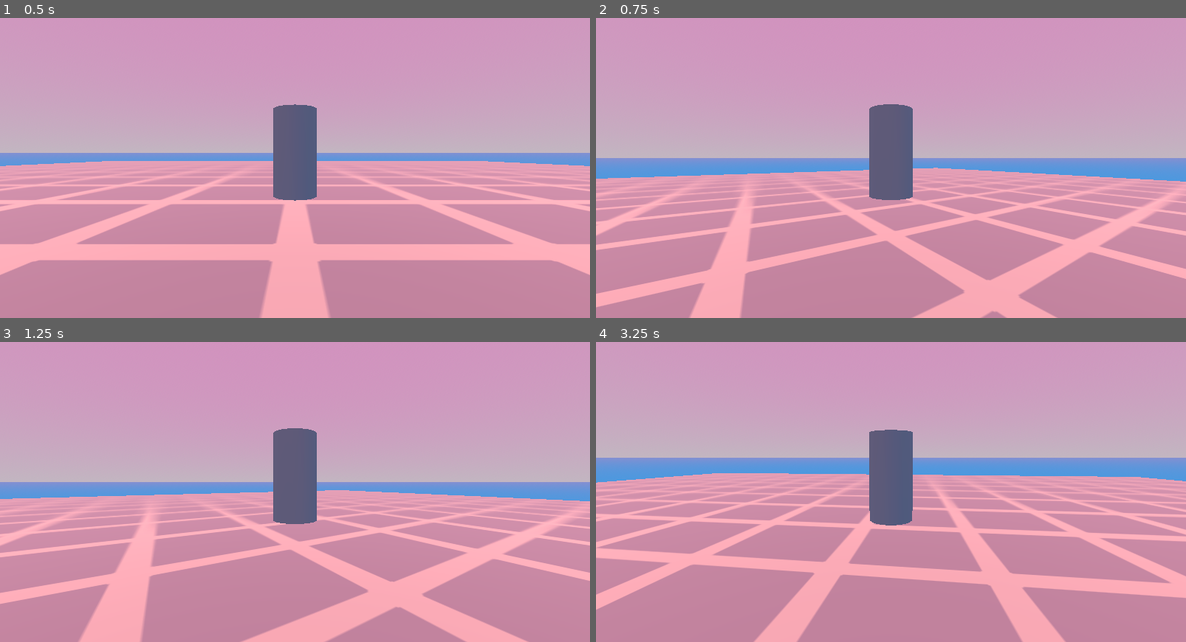
Above: before the commit, frames 1-4 (two rows, left to right).
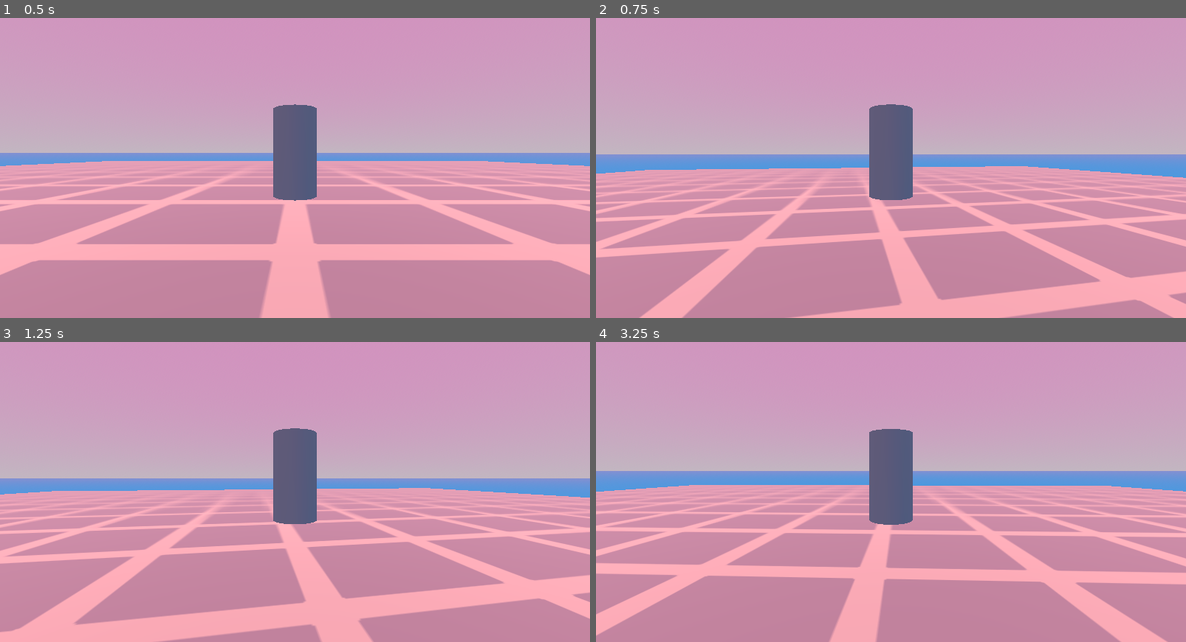
Above: after the commit, the same moments.

Repository: Althories/springstar
Game: Godot game, scene res://Scenes/Levels/main.tscn
The game is run twice, just before and just after one commit, with the same random seed, the same clock (stepped at 60 frames per second) and the same inputs.
Inputs (mouse positions are in pixels of both pictures, inside the frame that each line leads up to):
- Up to frame 1 (0.5 s): no input
- Up to frame 2 (0.75 s): move the mouse to (920, 150) at 0.52 s; press the mouse at (920, 150) at 0.53 s; hold W (move_forward) from 0.53 s (still down)
- Up to frame 3 (1.25 s): keep holding W (move_forward); tap Space (jump) at 0.77, 0.8, 1.07 s
- Up to frame 4 (3.25 s): keep holding W (move_forward); move the mouse to (861, 477) at 1.27 s; release the mouse at (861, 477) at 1.28 s; tap Space (jump) at 1.35, 1.52, 1.82, 2.3, 3.02 s; click (861, 477) at 1.55 s; move the mouse to (902, 471) at 2.02 s; press the mouse at (902, 471) at 2.03 s; move the mouse to (885, 483) at 2.77 s; release the mouse at (885, 483) at 2.78 s; click (885, 483) at 2.85 s

Frame 1 is identical in both runs. In frame 2, 21% of the frame differs, in the area x 0-100%, y 28-100%; in frame 3, 22%; in frame 4, 27%.

Commit message:
final commit before merge to master
wowa bug fixed

Diff:
--- a/Scenes/Levels/main.tscn
+++ b/Scenes/Levels/main.tscn
@@ -2,7 +2,7 @@
 
 [ext_resource type="Texture2D" uid="uid://dfu8d2gkxdtxv" path="res://Art/Textures/floortile.tga" id="1_ysn0p"]
 [ext_resource type="AudioStream" uid="uid://b4sejsx6abtuo" path="res://Music/De Blob OST _ Blissful [Extended]-tB_DbeXmTfk.mp3" id="2_44v0c"]
-[ext_resource type="PackedScene" uid="uid://cusuavcx76vmy" path="res://Scenes/test_spring.tscn" id="2_hmkfj"]
+[ext_resource type="PackedScene" uid="uid://cusuavcx76vmy" path="res://Scenes/SpringCharacter/spring.tscn" id="2_hmkfj"]
 
 [sub_resource type="ProceduralSkyMaterial" id="ProceduralSkyMaterial_xhx3e"]
 sky_top_color = Color(0.824498, 0.567902, 0.745864, 1)
--- a/Scenes/SpringCharacter/spring.tscn
+++ b/Scenes/SpringCharacter/spring.tscn
@@ -1,32 +1,37 @@
-[gd_scene load_steps=5 format=3 uid="uid://b48ry0wxgcf6j"]
+[gd_scene load_steps=6 format=3 uid="uid://cusuavcx76vmy"]
 
-[ext_resource type="Script" path="res://Scripts/Spring_Character/spring_script.gd" id="1_vo6qc"]
+[ext_resource type="Script" path="res://Scripts/SpringCharacter/spring_script.gd" id="1_en6m1"]
 
-[sub_resource type="StandardMaterial3D" id="StandardMaterial3D_r75c0"]
-albedo_color = Color(1, 0.352941, 0.588235, 1)
+[sub_resource type="CylinderMesh" id="CylinderMesh_0grl8"]
 
-[sub_resource type="CylinderMesh" id="CylinderMesh_7uywl"]
+[sub_resource type="BoxMesh" id="BoxMesh_2i1iv"]
 
-[sub_resource type="CylinderShape3D" id="CylinderShape3D_yp33q"]
+[sub_resource type="CylinderShape3D" id="CylinderShape3D_pdf6f"]
+
+[sub_resource type="SphereShape3D" id="SphereShape3D_w0tec"]
+radius = 0.07
 
 [node name="Spring" type="CharacterBody3D"]
-script = ExtResource("1_vo6qc")
+transform = Transform3D(1, 0, 0, 0, 1, 0, 0, 0, 1, 0, 2, 0)
+script = ExtResource("1_en6m1")
 
 [node name="SpringMesh" type="MeshInstance3D" parent="."]
-material_override = SubResource("StandardMaterial3D_r75c0")
-mesh = SubResource("CylinderMesh_7uywl")
+mesh = SubResource("CylinderMesh_0grl8")
 
-[node name="SpringCol" type="CollisionShape3D" parent="."]
-shape = SubResource("CylinderShape3D_yp33q")
+[node name="Indicator" type="MeshInstance3D" parent="SpringMesh"]
+transform = Transform3D(0.25, 0, 0, 0, 0.25, 0, 0, 0, 0.25, 0, 1, -0.5)
+mesh = SubResource("BoxMesh_2i1iv")
+skeleton = NodePath("../..")
 
-[node name="SpringCameraPivot" type="Node3D" parent="."]
-unique_name_in_owner = true
-transform = Transform3D(1, 0, 0, 0, 0.965926, 0.258819, 0, -0.258819, 0.965926, 0, 0, 0)
+[node name="SpringCollision" type="CollisionShape3D" parent="."]
+shape = SubResource("CylinderShape3D_pdf6f")
 
-[node name="SpringArm" type="SpringArm3D" parent="SpringCameraPivot"]
-unique_name_in_owner = true
-spring_length = 9.0
+[node name="CamPivot" type="Node3D" parent="."]
 
-[node name="SpringCamera" type="Camera3D" parent="SpringCameraPivot/SpringArm"]
-unique_name_in_owner = true
-transform = Transform3D(1, 0, 0, 0, 1, 0, 0, 0, 1, 0, 0, 9)
+[node name="SpringArm3D" type="SpringArm3D" parent="CamPivot"]
+shape = SubResource("SphereShape3D_w0tec")
+spring_length = 5.0
+margin = 0.5
+
+[node name="Camera3D" type="Camera3D" parent="CamPivot/SpringArm3D"]
+transform = Transform3D(1, 0, 0, 0, 1, 0, 0, 0, 1, 0, 0, 5)
--- a/Scenes/test_spring.tscn
+++ /dev/null
@@ -1,30 +0,0 @@
-[gd_scene load_steps=5 format=3 uid="uid://cusuavcx76vmy"]
-
-[ext_resource type="Script" path="res://Scenes/test_spring.gd" id="1_en6m1"]
-
-[sub_resource type="CylinderMesh" id="CylinderMesh_0grl8"]
-
-[sub_resource type="CylinderShape3D" id="CylinderShape3D_pdf6f"]
-
-[sub_resource type="SphereShape3D" id="SphereShape3D_w0tec"]
-radius = 0.07
-
-[node name="TestSpring" type="CharacterBody3D"]
-transform = Transform3D(1, 0, 0, 0, 1, 0, 0, 0, 1, 0, 2, 0)
-script = ExtResource("1_en6m1")
-
-[node name="MeshInstance3D" type="MeshInstance3D" parent="."]
-mesh = SubResource("CylinderMesh_0grl8")
-
-[node name="CollisionShape3D" type="CollisionShape3D" parent="."]
-shape = SubResource("CylinderShape3D_pdf6f")
-
-[node name="CamPivot" type="Node3D" parent="."]
-
-[node name="SpringArm3D" type="SpringArm3D" parent="CamPivot"]
-shape = SubResource("SphereShape3D_w0tec")
-spring_length = 5.0
-margin = 0.5
-
-[node name="Camera3D" type="Camera3D" parent="CamPivot/SpringArm3D"]
-transform = Transform3D(1, 0, 0, 0, 1, 0, 0, 0, 1, 0, 0, 5)
--- a/Scenes/test_spring.gd
+++ b/Scripts/SpringCharacter/spring_script.gd
@@ -4,7 +4,7 @@
 const JUMP_IMPULSE = 4.5
 
 @onready var cam_pivot: Node3D = $CamPivot
-@export var sens = 0.5
+@export var sens = 0.15
 
 var can_ground_bounce = true
 var charge_velocity = 0
@@ -26,7 +26,6 @@
 
 func _physics_process(delta: float) -> void:
 	'''For anything to do with physics in the world'''
-	print(velocity.x)
 
 	if is_on_floor():
 		if Input.is_action_just_released("jump"):		#charge jump release
--- a/Scripts/Spring_Character/spring_script.gd
+++ /dev/null
@@ -1,100 +0,0 @@
-extends CharacterBody3D
-
-const SPEED = 5.0
-const JUMP_IMPULSE = 4.5
-
-var can_ground_bounce = true
-var _camera_input_dir := Vector2.ZERO
-var charge_velocity = 0
-
-#For controlling camera in the editor. This property will appear at the top of
-#the properties in a node in the Inspector, and will be assigned the name "Camera".
-@export_group("Camera")
-@export_range(0.0, 1.0) var mouse_sensitivity := 0.25
-@export_range(0.0, 1.0) var controller_sensitivity := 1
-
-#Assisgns variables to nodes for camera control
-@onready var _camera_pivot: Node3D = %SpringCameraPivot
-@onready var _camera_springarm: SpringArm3D = %SpringArm
-@onready var _camera: Camera3D = %SpringCamera
-
-func _input(event: InputEvent) -> void:
-	'''Block for handling mouse control and exiting window'''
-	if event.is_action_pressed("ui_cancel"):	#bound to esc by default
-		Input.mouse_mode = Input.MOUSE_MODE_VISIBLE	#mouse made visible, can go outside game window
-	if event is InputEventMouseMotion and Input.get_mouse_mode() == Input.MOUSE_MODE_CAPTURED:
-		_camera_input_dir = event.screen_relative * mouse_sensitivity
-
-func _process(_delta: float) -> void:
-	if Input.is_action_just_pressed("reset"):
-		reset()
-
-	if Input.is_action_pressed("left_click"):
-		Input.mouse_mode = Input.MOUSE_MODE_CAPTURED	#locks mouse to window
-
-	move_camera()	#constantly runs camera control
-
-func _physics_process(delta: float) -> void:
-	'''For anything to do with physics in the world'''
-
-	if is_on_floor():
-		if Input.is_action_just_released("jump"):		#charge jump release
-			velocity.y = JUMP_IMPULSE/3 + charge_velocity 				#temporary until charge is handled
-			charge_velocity = 0							#reset charge velocity upon jump
-		elif not Input.is_action_pressed("jump"):
-			can_ground_bounce = true					#not starting a jump, ground bounce
-			velocity.y = JUMP_IMPULSE					#regular bounce impulse
-		elif Input.is_action_pressed("jump"):
-			can_ground_bounce = false					#stops ground movement upon charge start
-			velocity = Vector3.ZERO						#stop all movement, freeze in spot
-			if charge_velocity <= 18:					#caps charge velocity
-				charge()								#call charge function
-
-	if not is_on_floor():
-		velocity += get_gravity() * delta				#gravity. Can be changed in settings
-		can_ground_bounce = false						#keeps spring from using ground controls in the air
-
-	if can_ground_bounce:
-		ground_move_spring()
-
-	move_and_slide()
-
-#Function list --------------------------
-func charge() -> void:
-	'''Charge function for spring jump.'''
-	charge_velocity += .40
-
-func ground_move_spring() -> void:
-	'''Get the input direction and handle the movement/deceleration.'''
-	var input_dir := Input.get_vector("move_left", "move_right", "move_forward", "move_back")
-	var move_forward := _camera.global_basis.z
-	var move_right := _camera.global_basis.x
-	var move_direction := (move_forward * input_dir.y + move_right * input_dir.x).normalized()
-	if move_direction:
-		velocity.x = move_direction.x * SPEED
-		velocity.z = move_direction.z * SPEED
-	else:
-		velocity.x = move_toward(velocity.x, 0, SPEED)
-		velocity.z = move_toward(velocity.z, 0, SPEED)
-
-func move_camera() -> void:
-	'''Handles moving the camera for both keyboard and controller'''
-	#Note: If kb and controller clamps mismatch, there may be issues
-	#camera handling for keyboard
-	_camera_springarm.rotation.x += (-_camera_input_dir.y) * 1/120
-	_camera_springarm.rotation.x = clamp(_camera_springarm.rotation.x, -PI / 4.0, PI / 10.0)	#Limits up/down rotation for pivot
-	_camera_pivot.rotation.y -= _camera_input_dir.x * 1/120
-	_camera_input_dir = Vector2.ZERO	#stop rotating if the mouse stops being moved
-
-	#camera handling for controller
-	#Up is zoom in, down is zoom out. Zoom with springarm vector?
-	var axis_vector = Input.get_vector("cam_left", "cam_right", "cam_up", "cam_down")
-	if axis_vector.length() >= 0.05: #Will only move camera if controller stick is pushed far enough in any direction
-		_camera_pivot.rotate_y(deg_to_rad(-axis_vector.x * controller_sensitivity))
-		_camera_springarm.rotate_x(deg_to_rad(-axis_vector.y * controller_sensitivity))
-		_camera_springarm.rotation.x = clamp(_camera_springarm.rotation.x, -PI / 4.0, PI / 10.0)
-
-func reset() -> void:
-	'''Reset player to state on startup'''
-	position = Vector3(0, 2, 0) #Reset position to center +2 y height to not clip into ground
-	velocity = Vector3(0, 0, 0)	#Reset velocity
